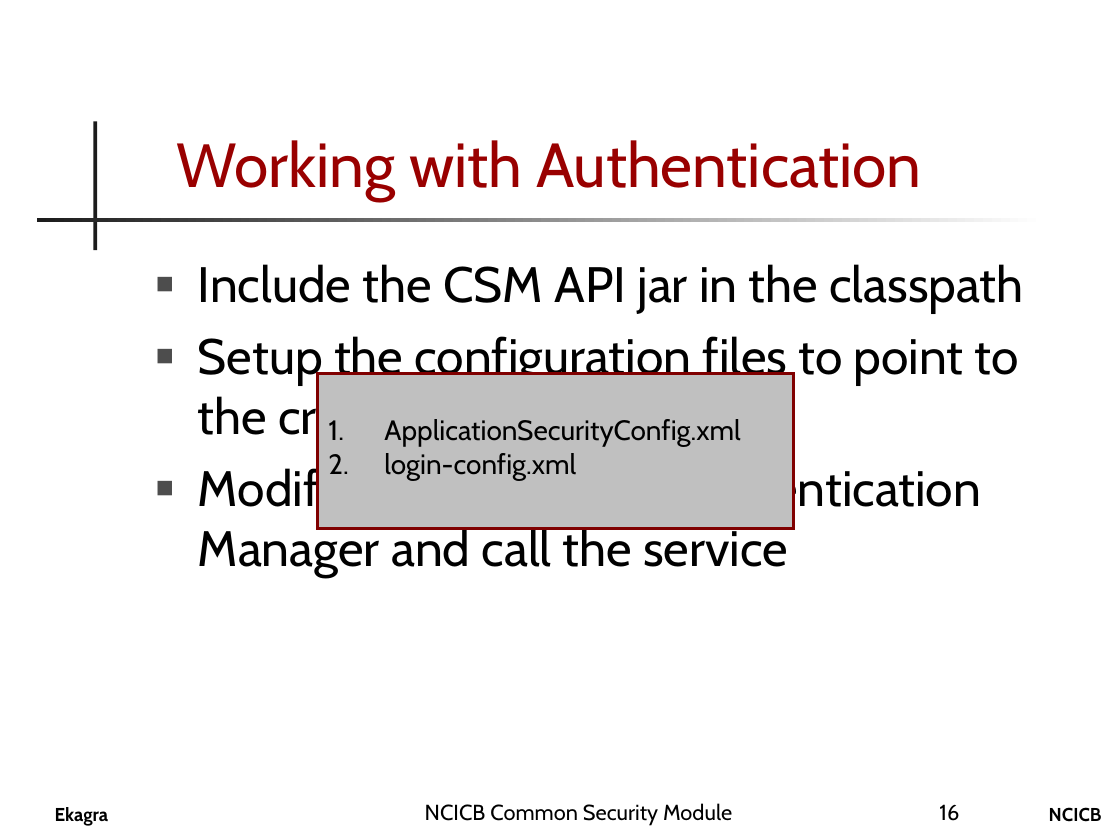
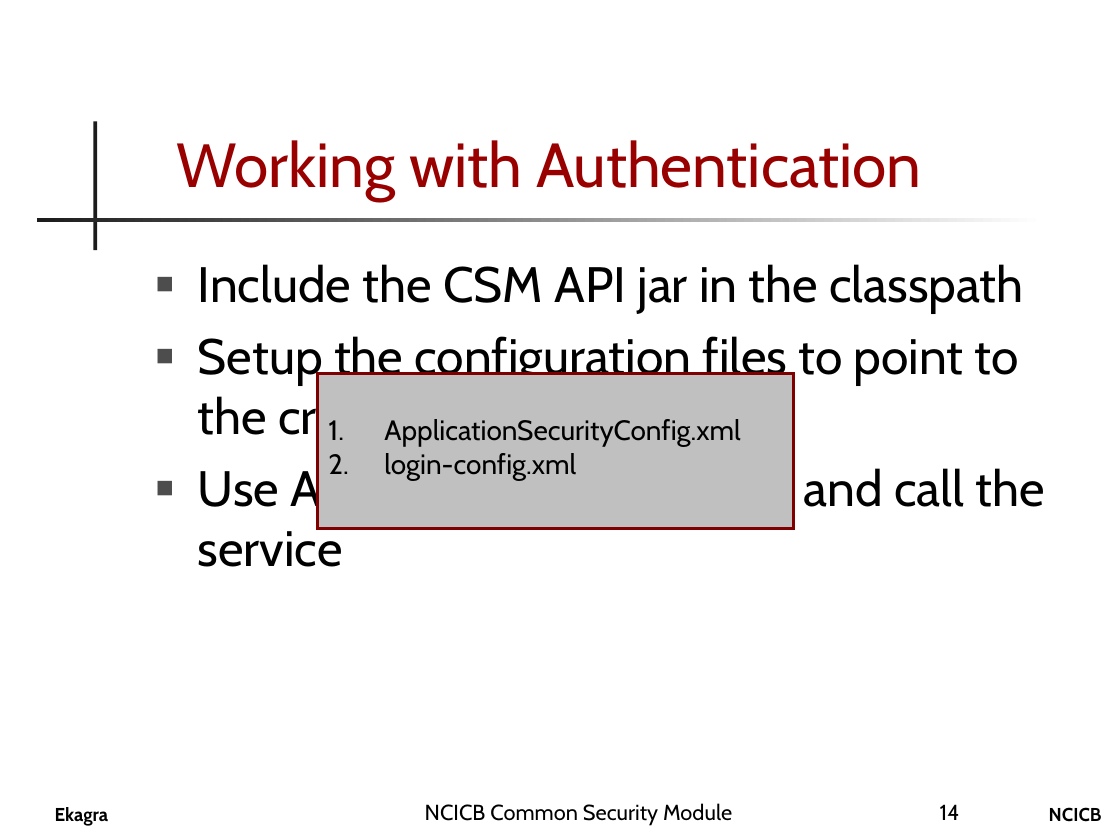
Before and after one commit to CBIIT/common-security-module-docs, a slide deck: slide 14 of CSM_Presentation.ppt (slide 16 before the commit). Drawn at 1120x840 pixels with LibreOffice and Linux fonts; fonts in the diff are those of the drawing; background and template pictures are left out. Boxes give left, top, right and bottom in pixels: in the first picture for what was removed or moved away, otherwise in the second. Text is boxed around its words. In the diff, an @@ line names an element or a change of style, - is before the commit and + after.

```diff
--- a/CSM_Presentation.ppt
+++ b/CSM_Presentation.ppt
@@ text at [198,465,1045,567]: text changed @@
-■ Modify code to invoke Authentication Manager and call the service
+■ Use Authentication Manager and call the service
@@ page number at [940,804,960,820]: text changed @@
-16
+14
```
Also in this commit, not shown: 15 other slides changed, 2 slides added.
